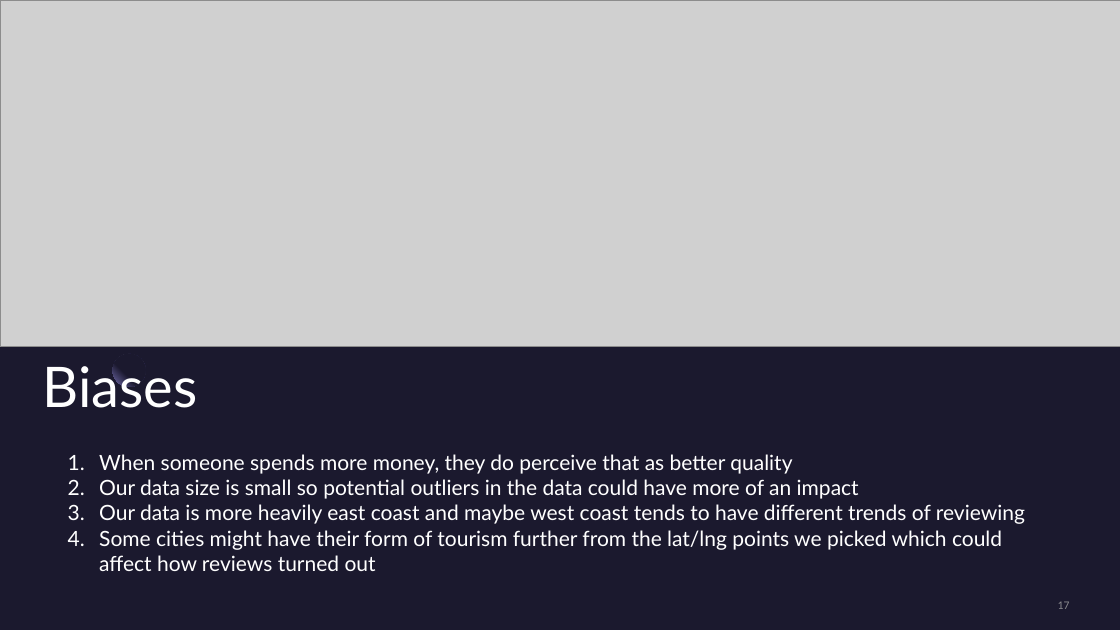
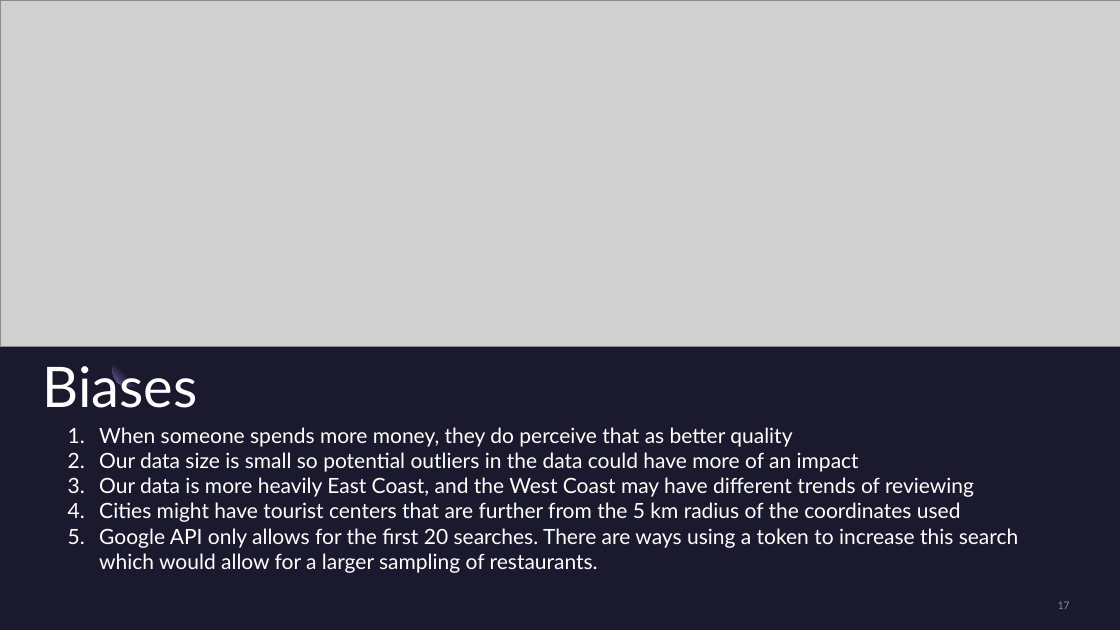
Before and after one commit to mward95/Restaurant_API, a slide deck: slide 17 of Sanjay Dabra/Presentation1.pptx. Drawn at 1120x630 pixels with LibreOffice and Linux fonts; fonts in the diff are those of the drawing; grey boxes stand for pictures. Boxes give left, top, right and bottom in pixels: in the first picture for what was removed or moved away, otherwise in the second. Text is boxed around its words. In the diff, an @@ line names an element or a change of style, - is before the commit and + after.

Commit message:
Updated presentation

```diff
--- a/Sanjay Dabra/Presentation1.pptx
+++ b/Sanjay Dabra/Presentation1.pptx
@@ text "When someone spends more money, ...": place and size @@
-text "When someone spends more money, ..." at box(99, 454, 1025, 571)
+text "When someone spends more money, ..." at box(99, 427, 1019, 573)
@@ text at box(99, 477, 1019, 573): text changed @@
-3. Our data is more heavily east coast and maybe west coast tends to have different trends of reviewing
-4. Some cities might have their form of tourism further from the lat/lng points we picked which could affect how reviews turned out
+3. Our data is more heavily East Coast, and the West Coast may have different trends of reviewing
+4. Cities might have tourist centers that are further from the 5 km radius of the coordinates used
+5. Google API only allows for the first 20 searches. There are ways using a token to increase this search which would allow for a larger sampling of restaurants.
```
